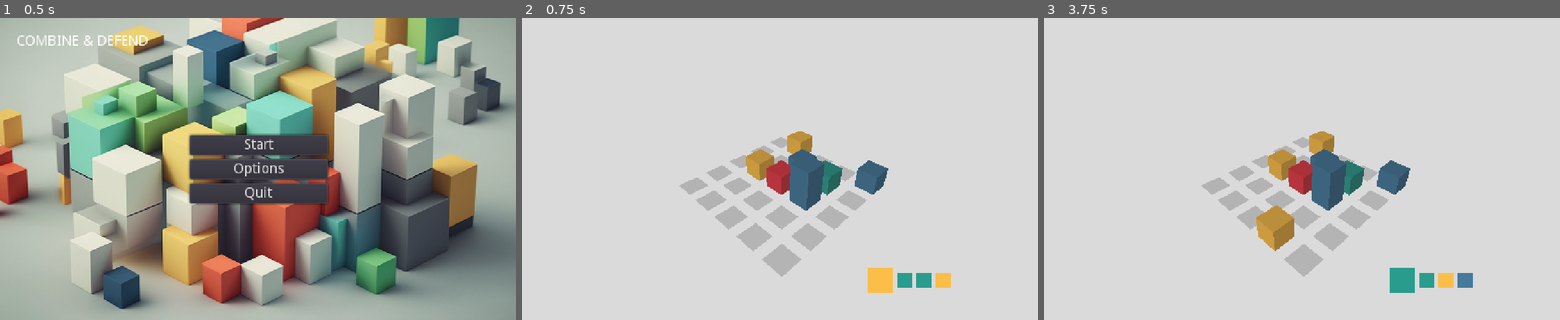
Above: before the commit, frames 1-3 (left to right).
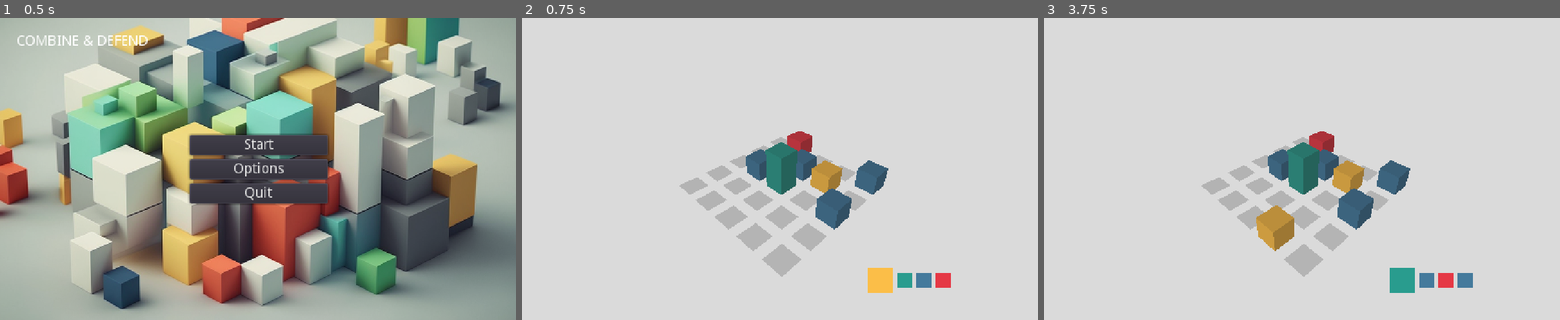
Above: after the commit, the same moments.

Repository: Cam1lo/CombineDefend
Game: Godot game, scene res://ui/Menu.tscn
Two runs of this game, one before a commit and one after it. Both use one fixed random seed, a clock stepped at 60 frames per second and the inputs below.
Inputs (mouse positions are in pixels of both pictures, inside the frame that each line leads up to):
- Up to frame 1 (0.5 s): no input
- Up to frame 2 (0.75 s): click "Start" at 0.5 s
- Up to frame 3 (3.75 s): tap Enter at 1.25, 2.75 s; move the mouse to (1415, 153) at 1.27 s; tap Middle mouse button (camera_control) every 0.75 s from 1.35 to 3.6 s; click (1415, 153) at 1.42 s; tap Space at 2, 3.5 s; move the mouse to (1198, 184) at 2.02 s; click (1198, 184) at 2.17 s; move the mouse to (1353, 102) at 2.77 s; click (1353, 102) at 2.92 s; move the mouse to (1276, 229) at 3.52 s; click (1276, 229) at 3.67 s

Frame 1 is identical in both runs. In frame 2, 3.3% of the frame differs, in the area x 43-84%, y 37-90%; in frame 3, 3.3%.

Commit message:
Cleaning up the main script and delegating to new controllers

Diff:
--- /dev/null
+++ b/main/BackgroundMusic.gd
@@ -0,0 +1,11 @@
+extends AudioStreamPlayer
+
+var config
+
+func init(config):
+	self.config = config
+
+func _process(delta):
+	if config:
+		if !playing and config.audio_enabled:
+			play()
--- /dev/null
+++ b/main/GridController.gd
@@ -0,0 +1,119 @@
+extends Node
+
+var grid = []
+onready var ground = get_node("/root/Main/Ground")
+
+func init():
+	for x in range(5):
+		grid.append([])
+		grid[x]=[]
+		for y in range(5):
+			grid[x].append([])
+			grid[x][y]=0
+
+func display_grid():
+	for i in range(5):
+		var row = []
+		for j in range(5):
+			var element = grid[i][j]
+			row.append(element if typeof(element) == TYPE_INT else str(element.height))
+		print(row)
+	print('------------------------------------')
+
+func check_grid():
+	check_group_collisions()
+	check_collisions()
+	check_game_over()
+
+func check_game_over():
+	var units = grid
+	var game_over = true
+	for i in range(5):
+		for j in range(5):
+			if typeof(units[i][j]) == TYPE_INT:
+				game_over = false
+	if game_over:
+		get_tree().change_scene("res://ui/game_over/GameOver.tscn")
+
+func check_collisions():
+	var units = grid
+	var collided = false
+	for i in range(5):
+		for j in range(4):
+			if units[i][j] and units[i][j+1]:
+				if units[i][j].color == units[i][j+1].color and units[i][j].height == units[i][j+1].height:
+					if units[i][j].age <= units[i][j+1].age:
+						units[i][j].height += 1
+						units[i][j+1] = 0
+						ground.grow_tile(Vector2(i,j), units[i][j].height)
+						ground.remove_from_tile(Vector2(i, j+1))
+						collided = true
+					else:
+						units[i][j+1].height += 1
+						units[i][j] = 0
+						ground.grow_tile(Vector2(i,j+1), units[i][j+1].height)
+						ground.remove_from_tile(Vector2(i, j))
+						collided = true
+	for i in range(4):
+		for j in range(5):
+			if units[i][j] and units[i+1][j]:
+				if units[i][j].color == units[i+1][j].color and units[i][j].height == units[i+1][j].height:
+					if units[i][j].age <= units[i+1][j].age:
+						units[i][j].height += 1
+						units[i+1][j] = 0
+						ground.grow_tile(Vector2(i,j), units[i][j].height)
+						ground.remove_from_tile(Vector2(i+1, j))
+						collided = true
+					else:
+						units[i+1][j].height += 1
+						units[i][j] = 0
+						ground.grow_tile(Vector2(i+1,j), units[i+1][j].height)
+						ground.remove_from_tile(Vector2(i, j))
+						collided = true
+	if collided:
+		check_collisions()
+
+func get_adjacent_positions(pos):
+	var adjacent_positions = []
+	var row = pos.x
+	var col = pos.y
+	if row > 0:
+		adjacent_positions.append(Vector2(row - 1, col))
+	if row < 4:
+		adjacent_positions.append(Vector2(row + 1, col))
+	if col > 0:
+		adjacent_positions.append(Vector2(row, col - 1))
+	if col < 4:
+		adjacent_positions.append(Vector2(row, col + 1))
+	return adjacent_positions
+
+func get_adjacent_units_with_pos(pos):
+	var units_and_pos = []
+
+	var positions = get_adjacent_positions(pos)
+	for i in positions:
+		var unit = grid[i.x][i.y]
+		if(typeof(unit) != TYPE_INT):
+			units_and_pos.append([unit, i])
+	return units_and_pos
+
+func get_abjacent_similar_units_with_pos(pos):
+	var unit = grid[pos.x][pos.y]
+	var similar_units = []
+	var adjacent_units = get_adjacent_units_with_pos(pos)
+	for adj_unit in adjacent_units:
+		if (unit.color == adj_unit[0].color and unit.height == adj_unit[0].height):
+			similar_units.append(adj_unit)
+	return similar_units
+
+func check_group_collisions():
+	for i in range(5):
+		for j in range(5):
+			if(grid[i][j]):
+				var s_colliders = get_abjacent_similar_units_with_pos(Vector2(i,j))
+				if s_colliders.size() > 1:
+					var new_height =  grid[i][j].height + s_colliders.size()
+					grid[i][j].height = new_height
+					ground.grow_tile(Vector2(i,j), new_height)
+					for s_collider in s_colliders:
+						ground.remove_from_tile(s_collider[1])
--- a/main/Main.gd
+++ b/main/Main.gd
@@ -1,72 +1,43 @@
 extends CanvasLayer
-var UnitClass = load('res://models/Unit.gd')
 
-export var audio_enabled: bool = false
+var config = {
+	'audio_enabled': true
+}
 
-var units = []
-var turns = 0
-var red = Color('e63946')
-var blue = Color('457b9d')
-var green = Color('2a9d8f')
-var yellow = Color('fcbf49')
-var color_dict = [red, blue, green, yellow]
-var grid = []
+const INITIAL_INVENTORY_SIZE = 4
+const INITIAL_UNITS_ON_GRID = 10
+
+onready var GridController = $GridController
+onready var Inventory = $Inventory
+onready var BackgroundMusic = $BackgroundMusic
 
 func _ready():
 	randomize()
-	init_grid()
-	generate_units(4)
-	set_initial_units(10)
-	$Inventory.inventory_update(units)
+	GridController.init()
+	Inventory.generate_units(INITIAL_INVENTORY_SIZE)
+	set_initial_units(INITIAL_UNITS_ON_GRID)
+	Inventory.inventory_update()
+	BackgroundMusic.init(config)
 
 func set_initial_units(amount):
-	var was_audio_enabled = audio_enabled
-	audio_enabled = false
+	var was_audio_enabled = config.audio_enabled
+	config.audio_enabled = false
 	for i in range(0, amount):
 		var random_pos = Vector2(randi() % 5, randi() % 5)
-		if typeof(grid[random_pos.x][random_pos.y]) == TYPE_INT:
-			grid[random_pos.x][random_pos.y] = get_selected_unit()
-			place_unit(random_pos, get_selected_unit())
-			check_grid()
-			inventory_pop_queue()
-	audio_enabled = was_audio_enabled
-
-func _process(delta):
-	if !$BackgroundMusic.playing and audio_enabled:
-		$BackgroundMusic.play()
-
-func get_selected_unit():
-	return units[0]
+		if typeof(GridController.grid[random_pos.x][random_pos.y]) == TYPE_INT:
+			GridController.grid[random_pos.x][random_pos.y] = Inventory.get_selected_unit()
+			place_unit(random_pos, Inventory.get_selected_unit())
+			GridController.check_grid()
+			Inventory.pop_queue()
+	config.audio_enabled = was_audio_enabled
 
 func _on_Ground_unit_placed(pos):
-	grid[pos.x][pos.y] = get_selected_unit()
-	place_unit(pos, get_selected_unit())
-	check_grid()
-	inventory_pop_queue()
+	GridController.grid[pos.x][pos.y] = Inventory.get_selected_unit()
+	place_unit(pos, Inventory.get_selected_unit())
+	GridController.check_grid()
+	Inventory.pop_queue()
 
-func generate_units(size):
-	for i in range(0, size):
-		queue_random_unit()
-
-func inventory_pop_queue():
-	units.pop_front()
-	queue_random_unit()
-	$Inventory.inventory_update(units)
-
-func queue_random_unit():
-	var random_color = color_dict[randi() % color_dict.size() - 1]
-	turns += 1
-	units.append(UnitClass.new(random_color, 1, turns))
-
-func init_grid():
-	for x in range(5):
-		grid.append([])
-		grid[x]=[]
-		for y in range(5):
-			grid[x].append([])
-			grid[x][y]=0
-
-func loop_grid(grid: Array):
+func place_units_from_grid(grid: Array):
 	for i in range(5):
 		for j in range(5):
 			if grid[i][j]:
@@ -75,110 +46,3 @@
 
 func place_unit(pos, unit):
 	$Ground.grow_new_tile(pos, unit)
-
-func display_grid():
-	for i in range(5):
-		var row = []
-		for j in range(5):
-			var element = grid[i][j]
-			row.append(element if typeof(element) == TYPE_INT else str(element.height))
-		print(row)
-	print('------------------------------------')
-
-func check_grid():
-	check_group_collisions()
-	check_collisions()
-	check_game_over()
-
-func check_game_over():
-	var units = grid
-	var game_over = true
-	for i in range(5):
-		for j in range(5):
-			if typeof(units[i][j]) == TYPE_INT:
-				game_over = false
-	if game_over:
-		get_tree().change_scene("res://ui/game_over/GameOver.tscn")
-
-func check_collisions():
-	var units = grid
-	var collided = false
-	for i in range(5):
-		for j in range(4):
-			if units[i][j] and units[i][j+1]:
-				if units[i][j].color == units[i][j+1].color and units[i][j].height == units[i][j+1].height:
-					if units[i][j].age <= units[i][j+1].age:
-						units[i][j].height += 1
-						units[i][j+1] = 0
-						$Ground.grow_tile(Vector2(i,j), units[i][j].height)
-						$Ground.remove_from_tile(Vector2(i, j+1))
-						collided = true
-					else:
-						units[i][j+1].height += 1
-						units[i][j] = 0
-						$Ground.grow_tile(Vector2(i,j+1), units[i][j+1].height)
-						$Ground.remove_from_tile(Vector2(i, j))
-						collided = true
-	for i in range(4):
-		for j in range(5):
-			if units[i][j] and units[i+1][j]:
-				if units[i][j].color == units[i+1][j].color and units[i][j].height == units[i+1][j].height:
-					if units[i][j].age <= units[i+1][j].age:
-						units[i][j].height += 1
-						units[i+1][j] = 0
-						$Ground.grow_tile(Vector2(i,j), units[i][j].height)
-						$Ground.remove_from_tile(Vector2(i+1, j))
-						collided = true
-					else:
-						units[i+1][j].height += 1
-						units[i][j] = 0
-						$Ground.grow_tile(Vector2(i+1,j), units[i+1][j].height)
-						$Ground.remove_from_tile(Vector2(i, j))
-						collided = true
-	if collided:
-		check_collisions()
-
-func get_adjacent_positions(pos):
-	var adjacent_positions = []
-	var row = pos.x
-	var col = pos.y
-	if row > 0:
-		adjacent_positions.append(Vector2(row - 1, col))
-	if row < 4:
-		adjacent_positions.append(Vector2(row + 1, col))
-	if col > 0:
-		adjacent_positions.append(Vector2(row, col - 1))
-	if col < 4:
-		adjacent_positions.append(Vector2(row, col + 1))
-	return adjacent_positions
-
-func get_adjacent_units_with_pos(pos):
-	var units_and_pos = []
-
-	var positions = get_adjacent_positions(pos)
-	for i in positions:
-		var unit = grid[i.x][i.y]
-		if(typeof(unit) != TYPE_INT):
-			units_and_pos.append([unit, i])
-	return units_and_pos
-
-func get_abjacent_similar_units_with_pos(pos):
-	var unit = grid[pos.x][pos.y]
-	var similar_units = []
-	var adjacent_units = get_adjacent_units_with_pos(pos)
-	for adj_unit in adjacent_units:
-		if (unit.color == adj_unit[0].color and unit.height == adj_unit[0].height):
-			similar_units.append(adj_unit)
-	return similar_units
-
-func check_group_collisions():
-	for i in range(5):
-		for j in range(5):
-			if(grid[i][j]):
-				var s_colliders = get_abjacent_similar_units_with_pos(Vector2(i,j))
-				if s_colliders.size() > 1:
-					var new_height =  grid[i][j].height + s_colliders.size()
-					grid[i][j].height = new_height
-					$Ground.grow_tile(Vector2(i,j), new_height)
-					for s_collider in s_colliders:
-						$Ground.remove_from_tile(s_collider[1])
--- a/main/Main.tscn
+++ b/main/Main.tscn
@@ -9,6 +9,8 @@
 [ext_resource path="res://assets/audio/unit_placed.wav" type="AudioStream" id=7]
 [ext_resource path="res://assets/audio/unit_grown.wav" type="AudioStream" id=8]
 [ext_resource path="res://assets/audio/background_music.wav" type="AudioStream" id=9]
+[ext_resource path="res://main/GridController.gd" type="Script" id=10]
+[ext_resource path="res://main/BackgroundMusic.gd" type="Script" id=11]
 
 [sub_resource type="BoxShape" id=1]
 extents = Vector3( 7.22256, 0, 7.06172 )
@@ -151,6 +153,9 @@
 
 [node name="Inventory" parent="." instance=ExtResource( 3 )]
 script = ExtResource( 4 )
+
+[node name="GridController" type="Node" parent="."]
+script = ExtResource( 10 )
 
 [node name="Ground" type="StaticBody" parent="."]
 transform = Transform( 1, 0, 0, 0, 1, 0, 0, 0, 1, 0.576934, 0, 1.57697 )
@@ -279,5 +284,6 @@
 [node name="BackgroundMusic" type="AudioStreamPlayer" parent="."]
 stream = ExtResource( 9 )
 volume_db = -8.0
+script = ExtResource( 11 )
 
 [connection signal="unit_placed" from="Ground" to="." method="_on_Ground_unit_placed"]
--- a/main/ground/Ground.gd
+++ b/main/ground/Ground.gd
@@ -18,7 +18,7 @@
 
 func get_audio_enabled():
 	var main = get_node('/root/Main')
-	return main.audio_enabled
+	return main.config.audio_enabled
 
 func grow_new_tile(pos, unit):
 	var audio = get_audio_enabled()
--- a/main/inventory/Inventory.gd
+++ b/main/inventory/Inventory.gd
@@ -1,9 +1,16 @@
 extends HBoxContainer
-
+var UnitClass = load('res://models/Unit.gd')
 var SelectedUnit = load('res://main/inventory/SelectedUnit.tscn')
 var UpcommingUnit = load('res://main/inventory/UpcommingUnit.tscn')
+var units = []
+var turns = 0
+var red = Color('e63946')
+var blue = Color('457b9d')
+var green = Color('2a9d8f')
+var yellow = Color('fcbf49')
+var color_dict = [red, blue, green, yellow]
 
-func inventory_update(units):
+func inventory_update():
 	delete_children(self)
 	var selectedUnit = SelectedUnit.instance()
 	selectedUnit.color = units[0].color
@@ -17,3 +24,20 @@
 func delete_children(node):
 	for n in node.get_children():
 		node.remove_child(n)
+
+func get_selected_unit():
+	return units[0]
+
+func pop_queue():
+	units.pop_front()
+	queue_random_unit()
+	inventory_update()
+
+func generate_units(size):
+	for i in range(0, size):
+		queue_random_unit()
+
+func queue_random_unit():
+	var random_color = color_dict[randi() % color_dict.size() - 1]
+	turns += 1
+	units.append(UnitClass.new(random_color, 1, turns))
Not shown: 1 places in main/Main.tscn that only renumber resources
